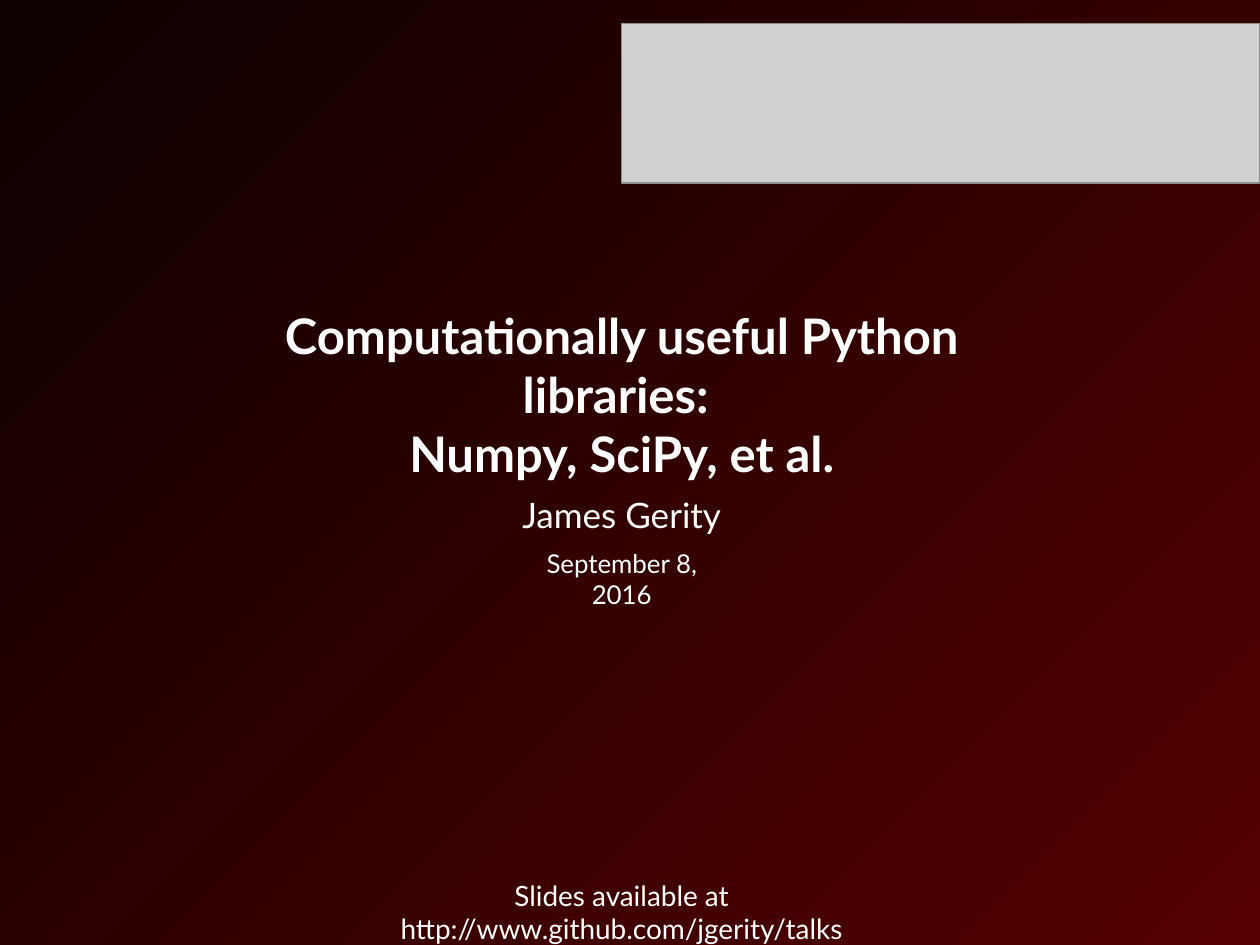
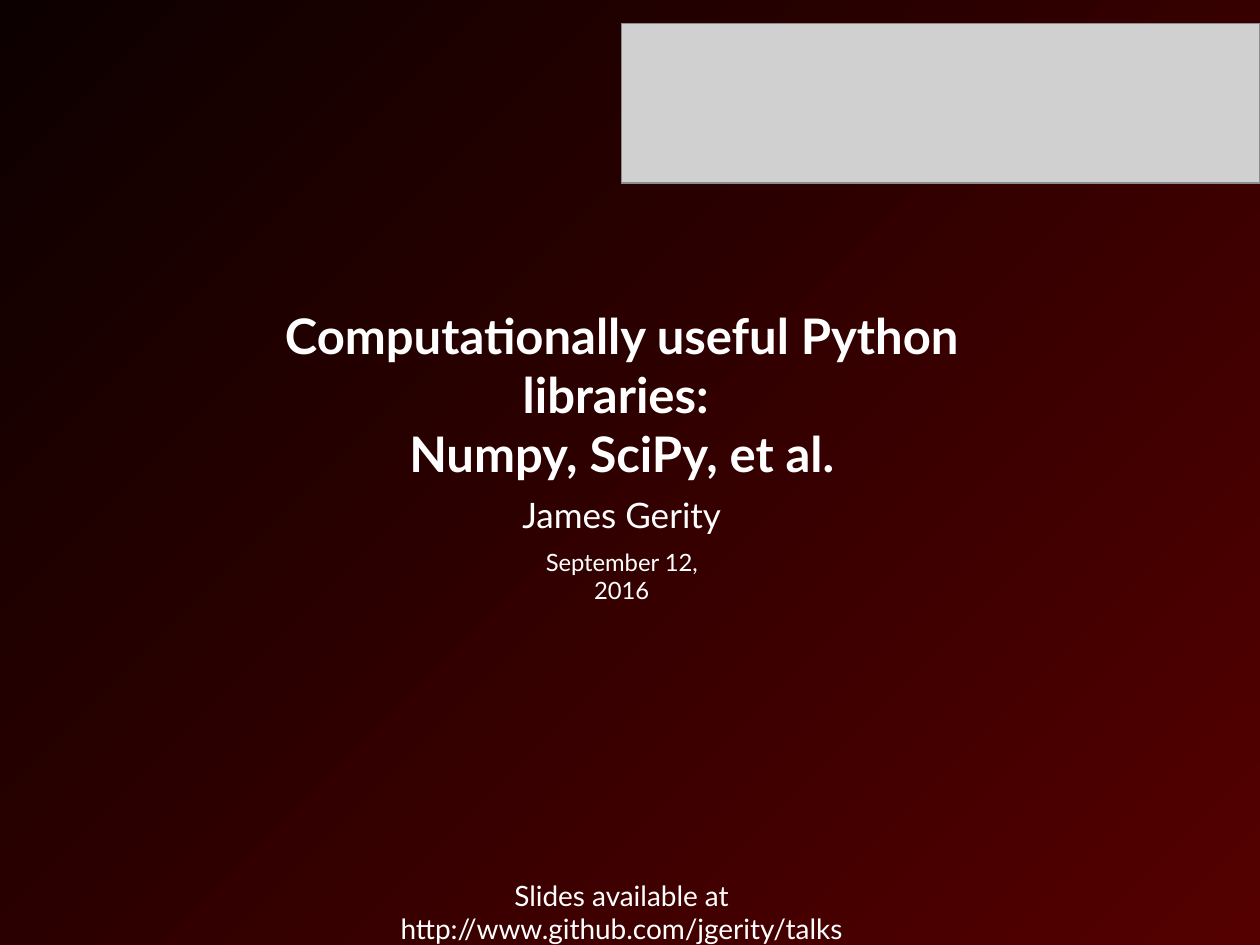
Before and after one commit to jgerity/talks, a slide deck: slide 1 of 2016/computing_workgroup/python_modules/python_scientific_modules.pptx. Drawn at 1260x945 pixels with LibreOffice and Linux fonts; fonts in the diff are those of the drawing; grey boxes stand for pictures; background and template pictures are left out. Boxes give left, top, right and bottom in pixels: in the first picture for what was removed or moved away, otherwise in the second. Text is boxed around its words. In the diff, an @@ line names an element or a change of style, - is before the commit and + after.

```diff
--- a/2016/computing_workgroup/python_modules/python_scientific_modules.pptx
+++ b/2016/computing_workgroup/python_modules/python_scientific_modules.pptx
@@ text at (546,553,698,599): text changed; size 14.8 to 13.6 pt @@
-September 8, 2016
+September 12, 2016
```
Also in this commit, not shown: 2 other slides changed, 3 slides added, 1 slide removed.
